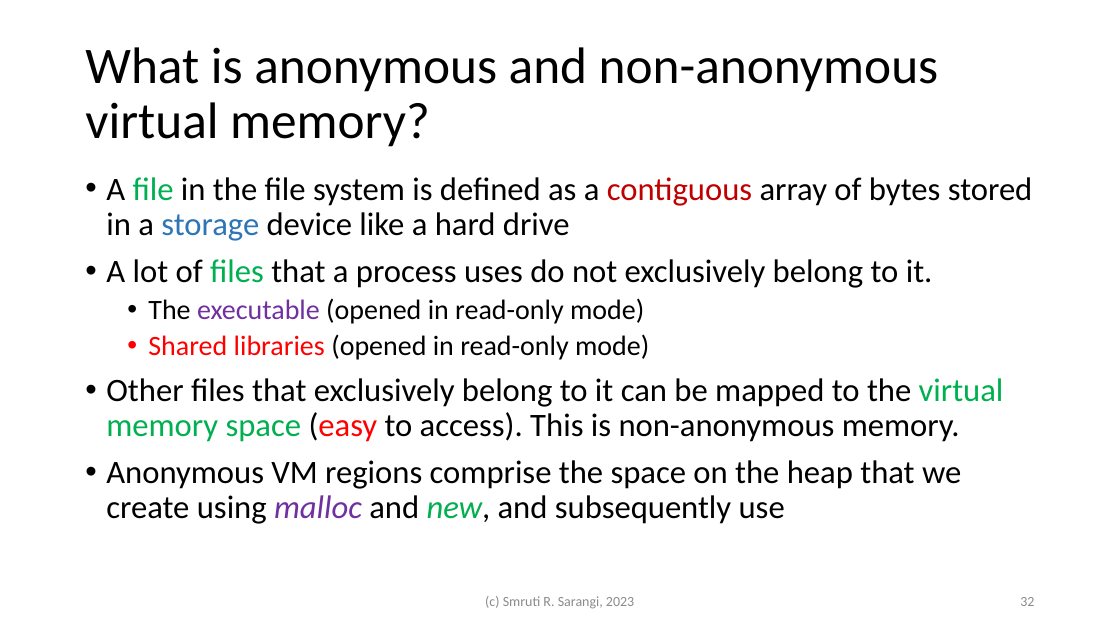
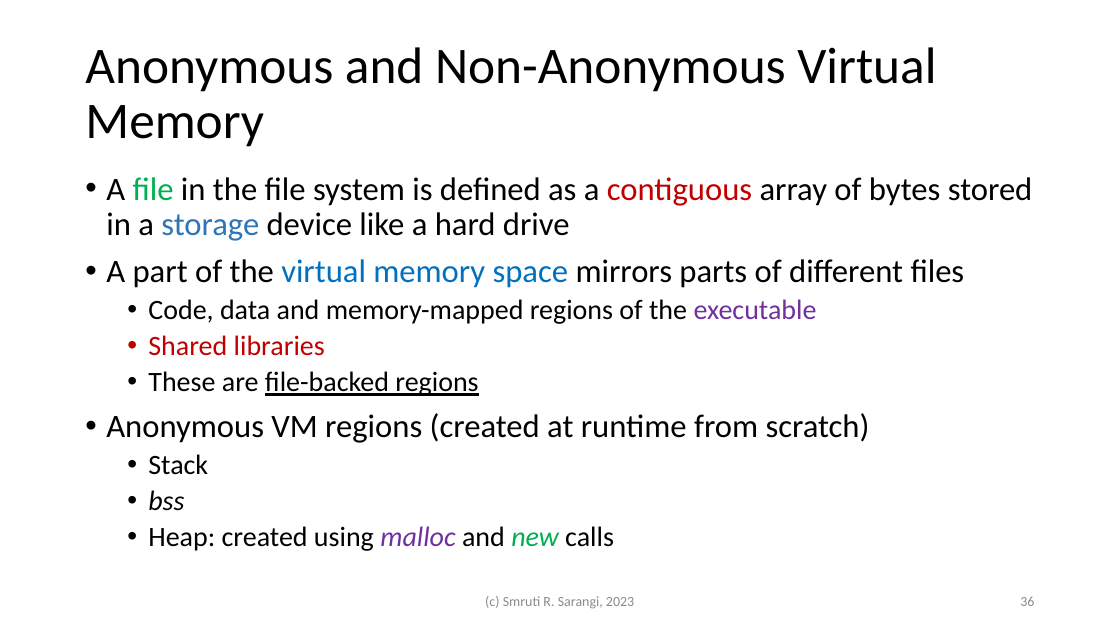
Before and after one commit to sarthak-panda/Sem6, a slide deck: slide 36 of COL331/LEC/3.processes.pptx (slide 32 before the commit). Drawn at 1120x630 pixels with LibreOffice and Linux fonts; fonts in the diff are those of the drawing. Boxes give left, top, right and bottom in pixels: in the first picture for what was removed or moved away, otherwise in the second. Text is boxed around its words. In the diff, an @@ line names an element or a change of style, - is before the commit and + after.

```diff
--- a/COL331/LEC/3.processes.pptx
+++ b/COL331/LEC/3.processes.pptx
@@ title at (85, 47, 936, 147): text changed @@
-What is anonymous and non-anonymous virtual memory?
+Anonymous and Non-Anonymous Virtual Memory
@@ text at (106, 259, 965, 551): text changed; size 28 to 24 pt @@
-• A lot of files that a process uses do not exclusively belong to it.
-  • The executable (opened in read-only mode)
-  • Shared libraries (opened in read-only mode)
-• Other files that exclusively belong to it can be mapped to the virtual memory space (easy to access). This is non-anonymous memory.
-• Anonymous VM regions comprise the space on the heap that we create using malloc and new, and subsequently use
+• A part of the virtual memory space mirrors parts of different files
+  • Code, data and memory-mapped regions of the executable
+  • Shared libraries
+  • These are file-backed regions
+• Anonymous VM regions (created at runtime from scratch)
+  • Stack
+  • bss
+  • Heap: created using malloc and new calls
@@ page number at (1020, 597, 1034, 606): text changed @@
-32
+36
```
Also in this commit, not shown: 34 other slides changed, 7 slides added, 2 slides removed, 13 other files.
